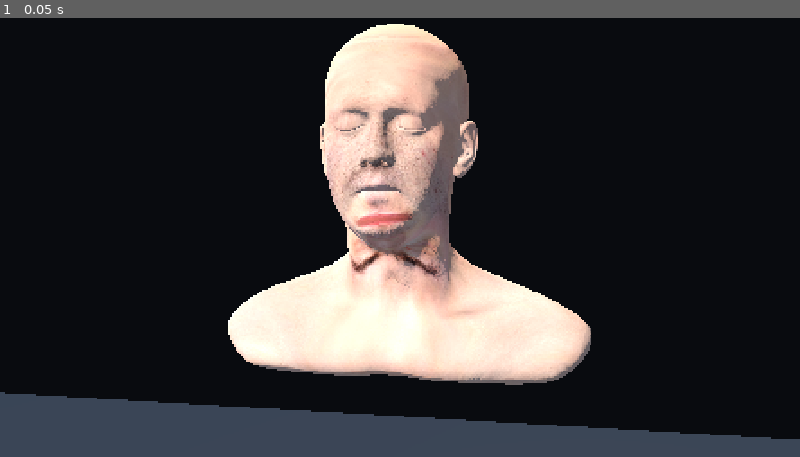
Above: before the commit, frame 1.
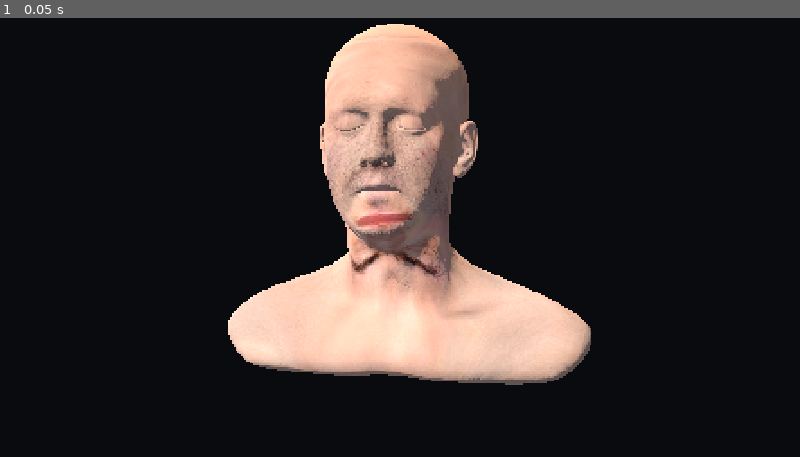
Above: after the commit, the same moment.

Repository: thomthehound/Godauldron
Game: Godot game, scene res://scenes/showcase/scanned_reference_head.tscn
Two runs of this game, one before a commit and one after it. Both use one fixed random seed, a clock stepped at 60 frames per second and the inputs below. This scene is started directly instead of the project's main scene.
Inputs:
- Up to frame 1 (0.05 s): no input

The runs differ from the first frame. In frame 1, 24% of the frame differs, in the area x 0-100%, y 1-100%.

Commit message:
Balance scanned portrait lighting and remove distracting floor

Diff:
--- a/scenes/showcase/scanned_reference_head.tscn
+++ b/scenes/showcase/scanned_reference_head.tscn
@@ -6,8 +6,20 @@
 [ext_resource type="Texture2D" path="res://assets/showcase/lee_perry_smith_normal.jpg" id="4"]
 [ext_resource type="Script" path="res://scripts/scanned_reference_surface.gd" id="5"]
 
+[sub_resource type="Environment" id="reference_environment"]
+background_mode = 2
+background_color = Color(0.15, 0.18, 0.22, 1)
+ambient_light_source = 2
+ambient_light_color = Color(0.78, 0.83, 0.88, 1)
+ambient_light_energy = 0.24
+reflected_light_source = 2
+tonemap_mode = 2
+
 [node name="ScannedReferenceHead" instance=ExtResource("1")]
 translation_amplitude_m = 0.09
+
+[node name="StageEnvironment" parent="." index="0"]
+environment = SubResource("reference_environment")
 
 [node name="StageCamera" parent="." index="1"]
 position = Vector3(0.08, 1.58, 0.48)
@@ -15,13 +27,19 @@
 fov = 38.0
 
 [node name="KeySoft" parent="." index="2"]
-light_energy = 0.55
+light_energy = 0.42
 
 [node name="RimBack" parent="." index="3"]
-light_energy = 0.35
+light_energy = 0.24
 
 [node name="FillSoft" parent="." index="4"]
-light_energy = 0.30
+light_energy = 0.18
+
+[node name="Floor" parent="." index="5"]
+visible = false
+
+[node name="Platform" parent="." index="6"]
+visible = false
 
 [node name="NeutralSubject" parent="SubjectMotion" index="0"]
 visible = false
Not shown: 1 places in scenes/showcase/scanned_reference_head.tscn that only renumber resources
